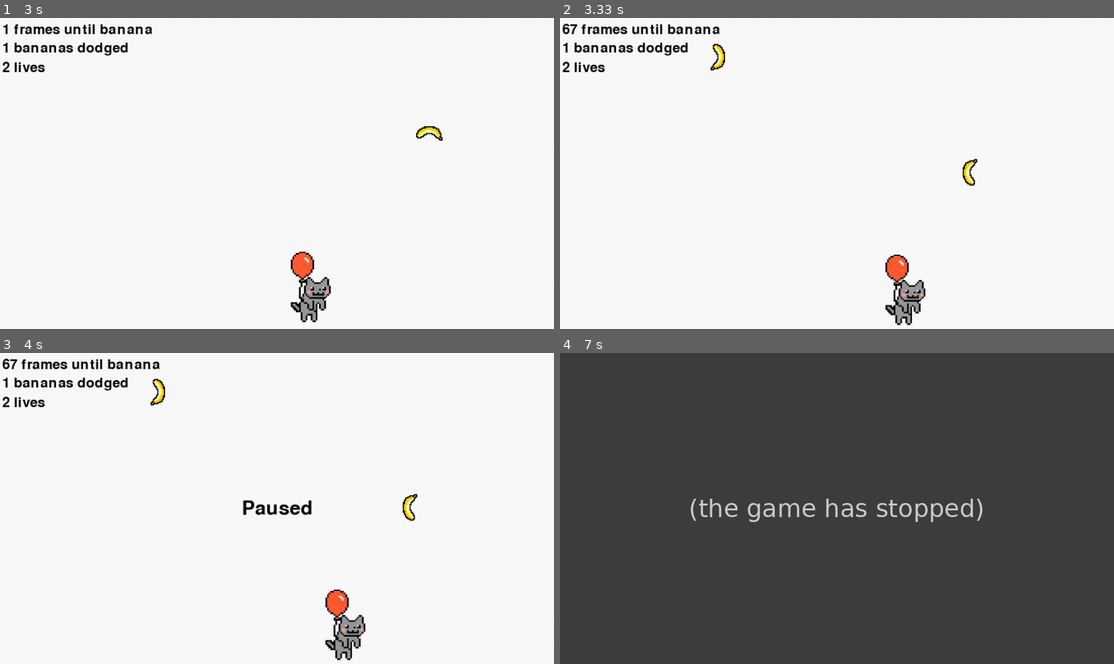
Above: before the commit, frames 1-4 (two rows, left to right).
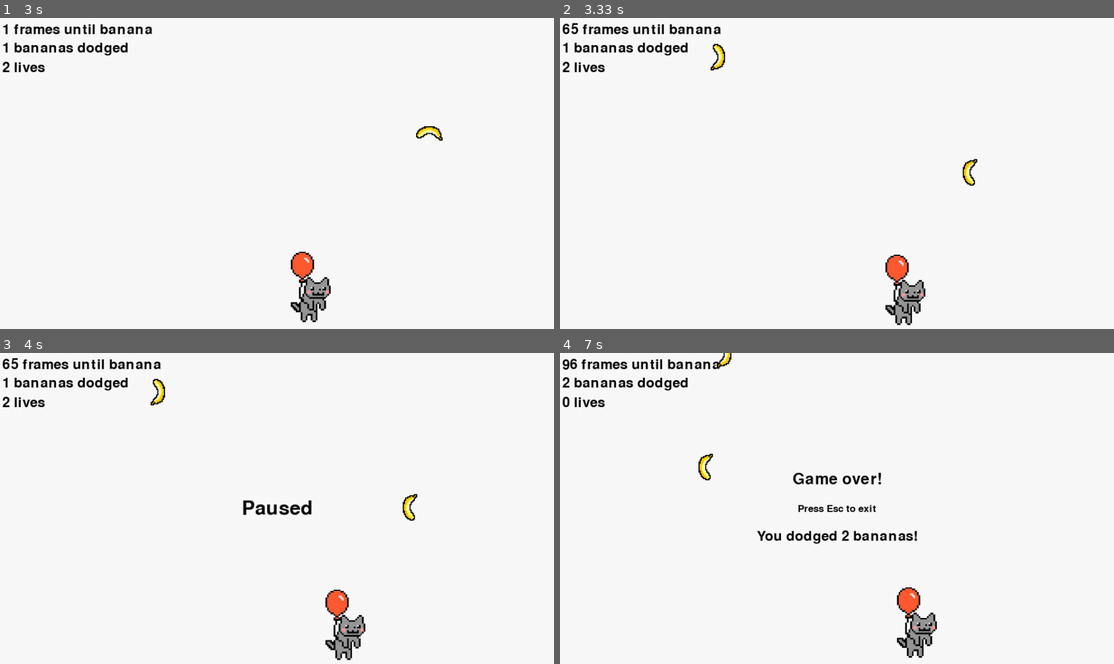
Above: after the commit, the same moments.

Repository: MikeCroall/MyPyGame
Game: pygame game, started from src/main.py
The game is run twice, just before and just after one commit, with the same random seed, the same clock (stepped at 60 frames per second) and the same inputs.
Inputs:
- Up to frame 1 (3 s): tap A at 0.33 s; hold Right 0.67-1.13 s; hold Right 1.17-1.63 s; hold Left 1.67-2.2 s; hold Left 2.23-2.63 s; hold Right from 2.67 s (still down)
- Up to frame 2 (3.33 s): release Right at 3.3 s
- Up to frame 3 (4 s): hold Esc 3.33-3.8 s; hold Left 3.33-3.8 s
- Up to frame 4 (7 s): hold Esc 4.33-4.8 s; hold Right 4.83-5.3 s; hold Right 5.33-5.8 s; hold Left 5.83-6.37 s; hold Left 6.4-6.8 s; hold Right from 6.83 s (still down)

Frame 1 is identical in both runs. In frame 2, 0.5% of the frame differs, in the area x 1-30%, y 1-6%; in frame 3, 0.5%; in frame 4, 100%, in the area x 0-100%, y 0-100%.
Before the commit the program exited at 6.92 s; later frames show no game.

Commit message:
Proper death screen

Diff:
--- a/src/main.py
+++ b/src/main.py
@@ -80,12 +80,11 @@
                 if b.get_rect().colliderect(player_1.get_rect()):
                     rem.append(b)
                     lives -= 1
-                    if lives <= 0:
-                        # todo you lose
-                        pass
                 elif b.get_rect().top > height:  # if did not collide with player, check if ready for locational despawn
                     rem.append(b)
                     bananas_dodged += 1
+                    if spawn_rate > 20:
+                        spawn_rate -= 2
 
             bananas = [b for b in bananas if b not in rem]
 
@@ -124,7 +123,33 @@
             time.sleep(0.2)  # paused
 
     print("Game over!\n{} bananas dodged successfully".format(bananas_dodged))
-    # todo display game over label
+
+    game_over_label = pygame.font.Font(None, 40).render("Game over!", 1, (10, 10, 10))
+    bananas_dodged_label = pygame.font.Font(None, 36).render("You dodged {} bananas!".format(bananas_dodged), 1,
+                                                             (10, 10, 10))
+    escape_exit_label = pygame.font.Font(None, 25).render("Press Esc to exit", 1, (10, 10, 10))
+    gol_rect = game_over_label.get_rect()
+    bdl_rect = bananas_dodged_label.get_rect()
+    eel_rect = escape_exit_label.get_rect()
+    gol_rect.centerx = background.get_rect().centerx
+    bdl_rect.centerx = background.get_rect().centerx
+    eel_rect.centerx = background.get_rect().centerx
+    gol_rect.bottom = background.get_rect().centery - gol_rect.height - 10
+    bdl_rect.top = background.get_rect().centery + bdl_rect.height + 10
+    eel_rect.centery = background.get_rect().centery
+
+    screen.blit(game_over_label, gol_rect)
+    screen.blit(bananas_dodged_label, bdl_rect)
+    screen.blit(escape_exit_label, eel_rect)
+
+    pygame.display.flip()
+
+    escaped = False
+    while not escaped:
+        for event in pygame.event.get():
+            if event.type == pygame.KEYDOWN:
+                escaped = (event.key == pygame.K_ESCAPE)
+
 
 if __name__ == "__main__":
     main()
